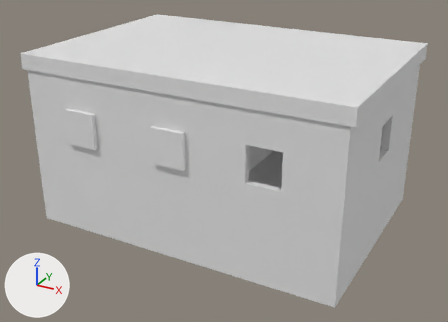
One commit to the Blender file .blender_models/house.blend: the scene before it, then after it.
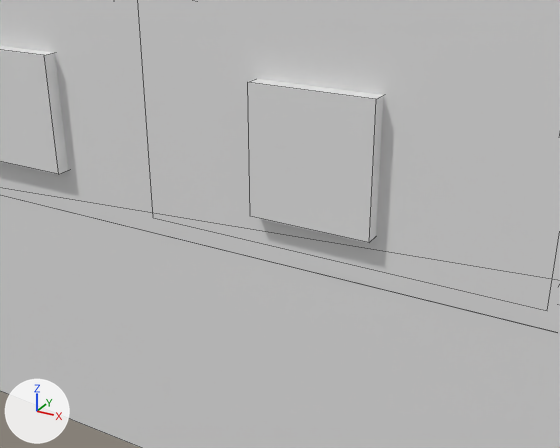
Old and new are each drawn whole from a 50 mm camera at (37.3, -69.5, 26.0) aimed at (0.1, -1.8, -7.9) and again close up from a 50 mm camera at (10.3, -35.7, 6.7) aimed at (-0.7, -15.7, -3.3). Every picture has the same lights, and +X, +Y and +Z are marked at lower left. The older version's two pictures come first. The close-ups show mesh edges as thin lines.
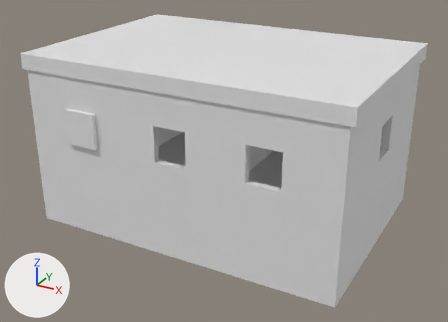
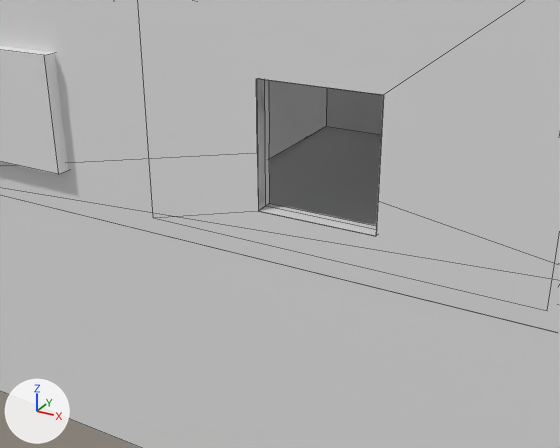
Commit message: Cut another window

Changed parts and their boxes [x1, y1, x2, y2] in the close-ups (560 x 448 px):
'Cube.008', deleted
    before: [248, 79, 383, 243]
'Cube.002', reshaped (not visible before)
    after: [257, 79, 383, 210]
part 1 of me_cube, cut back
    both: [0, 0, 560, 268]
part 2 of me_cube_002, cut back
    after: [257, 79, 266, 210]

The change, as a list of edits to the scene's bpy script:
```text
Change me_cube:
    used by ob_cube; location = (0.0, 0.0, 0.0); scale = (21.0, 14.8, 5.33)
    remove me_cube.from_pydata(...)  # 60 vertices, 42 faces; spans x -1.0..1.0, y -1.0..1.0, z -1.0..1.0
    add me_cube.from_pydata(...)  # 71 vertices, 48 faces; spans x -1.0..1.0, y -1.0..1.0, z -1.0..1.0
    me_cube part 1
    2 faces are deleted
    11 vertices are added at x -0.1..0.1, y -1.0..-0.95, z -0.66..0.19
    8 new faces join them
Change me_cube_002:
    used by ob_cube_002; location = (0.47, -7.56, 0.28); scale = (7.13, 7.15, 5.0)
    remove me_cube_002.from_pydata(...)  # 25 vertices, 16 faces; spans x -1.0..1.0, y -1.0..1.0, z -1.0..1.0
    add me_cube_002.from_pydata(...)  # 33 vertices, 22 faces; spans x -1.0..1.0, y -1.0..1.0, z -1.0..1.0
    me_cube_002 part 2
    2 faces are deleted
    8 vertices are added at x -0.36..0.24, y -1.0..-0.93, z -0.76..0.15
    8 new faces join them
Remove ob_cube_008:
    ob_cube_008 = bpy.data.objects.new('Cube.008', me_cube_008)
    ob_cube_008.location = (0.03, -14.28, -1.25)
    ob_cube_008.rotation_euler = (0.0, 0.0, 1.571)  # degrees (0, 0, 90)
    ob_cube_008.scale = (1.0, 2.15, 2.27)
```
